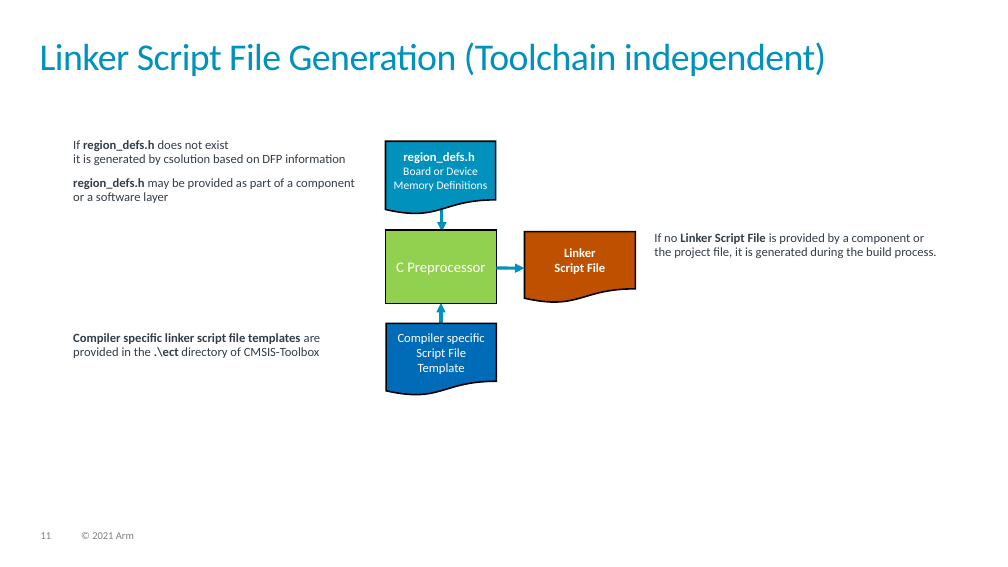
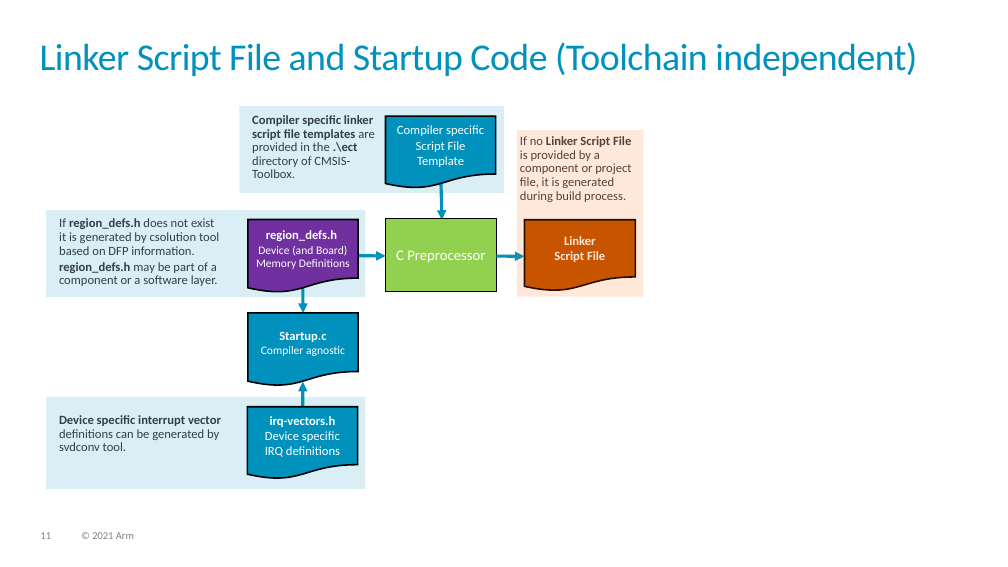
Before and after one commit to Open-CMSIS-Pack/devtools, a slide deck: slide 11 of tools/projmgr/docs/Manual/images/overview.pptx. Drawn at 1008x567 pixels with LibreOffice and Linux fonts; fonts in the diff are those of the drawing. Boxes give left, top, right and bottom in pixels: in the first picture for what was removed or moved away, otherwise in the second. Text is boxed around its words. In the diff, an @@ line names an element or a change of style, - is before the commit and + after.

Commit message:
Linker Script File (Proposal).md refinement

```diff
--- a/tools/projmgr/docs/Manual/images/overview.pptx
+++ b/tools/projmgr/docs/Manual/images/overview.pptx
@@ title at (40,42,917,76): text changed @@
-Linker Script File Generation (Toolchain independent)
+Linker Script File and Startup Code (Toolchain independent)
@@ rectangle added at (240,106,504,193), fill #0091BD at 15% opacity @@
@@ text at (252,115,375,178): text changed @@
-Compiler specific linker script file templates are provided in the .\ect directory of CMSIS-Toolbox
+Compiler specific linker script file templates are provided in the .\ect directory of CMSIS-Toolbox.
@@ flow chart document "Compiler specific Script File Template": place and size @@
-flow chart document "Compiler specific Script File Template" at (386,324,497,396)
+flow chart document "Compiler specific Script File Template" at (386,116,496,189)
@@ flow chart document "Compiler specific Script File Template" at (386,116,496,189): fill #006BB6 to #0091BD @@
@@ rectangle added at (517,130,644,296), fill #FF6B00 at 15% opacity @@
@@ text at (520,136,631,202): text changed @@
-If no Linker Script File is provided by a component or the project file, it is generated during the build process.
+If no Linker Script File is provided by a component or project file, it is generated during build process.
@@ arrow moved from (442, 209) - (442, 231) to (441, 182) - (442, 220) @@
@@ rectangle added at (46,210,366,297), fill #0091BD at 15% opacity @@
@@ text at (59,218,219,255): text changed @@
-If region_defs.h does not exist
-it is generated by csolution based on DFP information
+If region_defs.h does not exist
+it is generated by csolution tool
+based on DFP information.
@@ flow chart document "region_defs.h Device (and Board) Memory ...": place and size @@
-flow chart document "region_defs.h Device (and Board) Memory ..." at (386,141,496,215)
+flow chart document "region_defs.h Device (and Board) Memory ..." at (248,219,358,293)
@@ flow chart document "region_defs.h Device (and Board) Memory ..." at (248,219,358,293): fill #0091BD to #7030A0 @@
@@ text in flow chart document at (256,230,350,269): text changed @@
-region_defs.h
-Board or Device
-Memory Definitions
+region_defs.h
+Device (and Board)
+Memory Definitions
@@ text at (59,262,218,286): text changed @@
-region_defs.h may be provided as part of a component or a software layer
+region_defs.h may be part of a component or a software layer.
@@ arrow added from (302, 262) to (303, 313), #0091BD 3 pt @@
@@ arrow added from (358, 256) to (386, 256), #0091BD 3 pt @@
@@ 1 flow chart document, 1 rectangle, 1 arrow: place and size @@
-1 flow chart document, 1 rectangle, 1 arrow at (386,231,636,304)
+1 flow chart document, 1 rectangle, 1 arrow at (386,219,636,292)
@@ flow chart document added at (248,313,358,386), fill #0091BD, outline #000000 1.5 pt, 11 pt, text #FFFFFF @@
+Startup.c
+Compiler agnostic
@@ arrow removed from (441, 326) to (441, 303) @@
@@ arrow added from (302, 433) to (303, 382), #0091BD 3 pt @@
@@ rectangle added at (46,397,366,489), fill #0091BD at 15% opacity @@
@@ text added at (59,415,221,451), 12 pt, text #333E48 @@
+Device specific interrupt vector definitions can be generated by
+svdconv tool.
@@ flow chart document added at (247,407,358,479), fill #0091BD, outline #000000 1.5 pt, 12 pt, text #FFFFFF @@
+irq-vectors.h
+Device specific
+IRQ definitions
```
Also in this commit, not shown: 2 other files.
